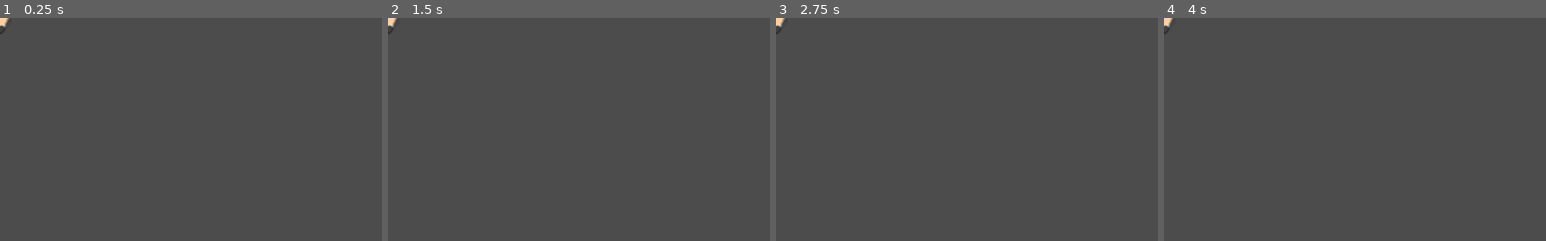
Above: before the commit, frames 1-4 (left to right).
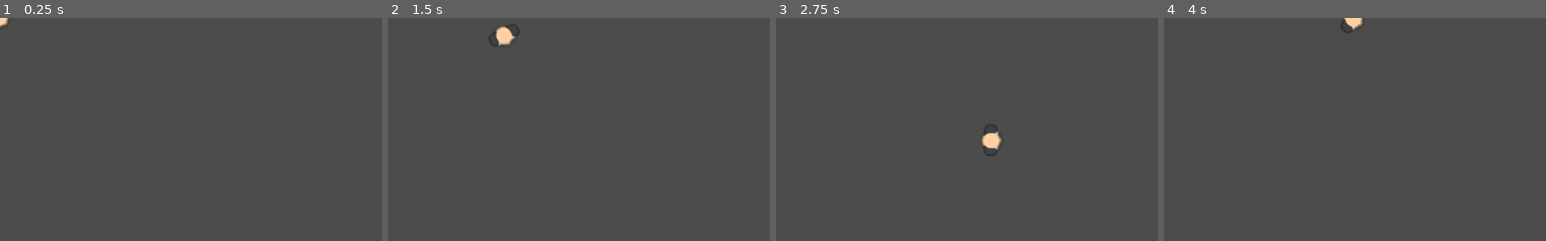
Above: after the commit, the same moments.

Repository: davidvgus/Heistmeisters
Game: Godot game, scene res://Characters/Player.tscn
Two runs of this game, one before a commit and one after it. Both use one fixed random seed, a clock stepped at 60 frames per second and the inputs below. Before the commit the project has no main scene; this scene is started directly in both runs.
Inputs (mouse positions are % of the whole screen's width and height, from its top left):
- Up to frame 1 (0.25 s): no input
- Up to frame 2 (1.5 s): tap Enter at 0.5 s; move the mouse to (72, 45) at 0.52 s; hold D (move_right) 0.53-1.28 s; move the mouse to (30, 55) at 1.27 s; hold S (move_down) from 1.28 s (still down)
- Up to frame 3 (2.75 s): move the mouse to (60, 28) at 2.02 s; release S (move_down) at 2.03 s; hold D (move_right) from 2.03 s (still down)
- Up to frame 4 (4 s): move the mouse to (45, 70) at 2.77 s; release D (move_right) at 2.78 s; hold W (move_up) 2.78-3.53 s; move the mouse to (80, 65) at 3.52 s; hold A (move_left) from 3.53 s (still down)
The pictures show only the part of the screen within x 0-50%, y 0-50%; the shares and areas given below are measured in that part.

The runs differ from the first frame. In frame 1, less than 0.1% of the frame differs, in the area x 0-3%, y 0-8%; in frame 2, 0.4%, in the area x 0-35%, y 0-13%; in frame 3, 0.4%; in frame 4, 0.3%.

Commit message:
player moves and looks towards mouse

Diff:
--- /dev/null
+++ b/Characters/Player.gd
@@ -0,0 +1,23 @@
+extends "res://Characters/TemplateCharacter.gd"
+
+var motion = Vector2()
+
+func _physics_process(delta):
+    update_movement()
+    move_and_slide(motion)
+
+func update_movement():
+    look_at(get_global_mouse_position())
+    if Input.is_action_pressed("move_down") and not Input.is_action_pressed("move_up"):
+        motion.y = clamp(motion.y + SPEED, 0, MAX_SPEED)
+    elif Input.is_action_pressed("move_up") and not Input.is_action_pressed("move_down"):
+        motion.y = clamp(motion.y - SPEED, -MAX_SPEED, 0)
+    else:
+        motion.y = lerp(motion.y, 0, FRICTION)
+
+    if Input.is_action_pressed("move_left") and not Input.is_action_pressed("move_right"):
+        motion.x = clamp(motion.x - SPEED, -MAX_SPEED, 0)
+    elif Input.is_action_pressed("move_right") and not Input.is_action_pressed("move_left"):
+        motion.x = clamp(motion.x + SPEED, 0, MAX_SPEED)
+    else:
+        motion.x =  lerp(motion.x, 0, FRICTION)
--- a/Characters/Player.tscn
+++ b/Characters/Player.tscn
@@ -1,9 +1,11 @@
-[gd_scene load_steps=3 format=2]
+[gd_scene load_steps=4 format=2]
 
 [ext_resource path="res://Characters/TemplateCharacter.tscn" type="PackedScene" id=1]
-[ext_resource path="res://GFX/PNG/Hitman 1/hitman1_stand.png" type="Texture" id=2]
+[ext_resource path="res://Characters/Player.gd" type="Script" id=2]
+[ext_resource path="res://GFX/PNG/Hitman 1/hitman1_stand.png" type="Texture" id=3]
 
 [node name="Player" index="0" instance=ExtResource( 1 )]
+script = ExtResource( 2 )
 
 [node name="Sprite" parent="." index="0"]
-texture = ExtResource( 2 )
+texture = ExtResource( 3 )
--- a/Characters/TemplateCharacter.gd
+++ b/Characters/TemplateCharacter.gd
@@ -1,5 +1,5 @@
 extends KinematicBody2D
 
-const SPEED = 10
-const MAX_SPEED = 100
+const SPEED = 20
+const MAX_SPEED = 200
 const FRICTION = 0.1
--- a/project.godot
+++ b/project.godot
@@ -16,6 +16,7 @@
 [application]
 
 config/name="HeistMeisters"
+run/main_scene="res://Characters/Player.tscn"
 config/icon="res://icon.png"
 
 [input]
